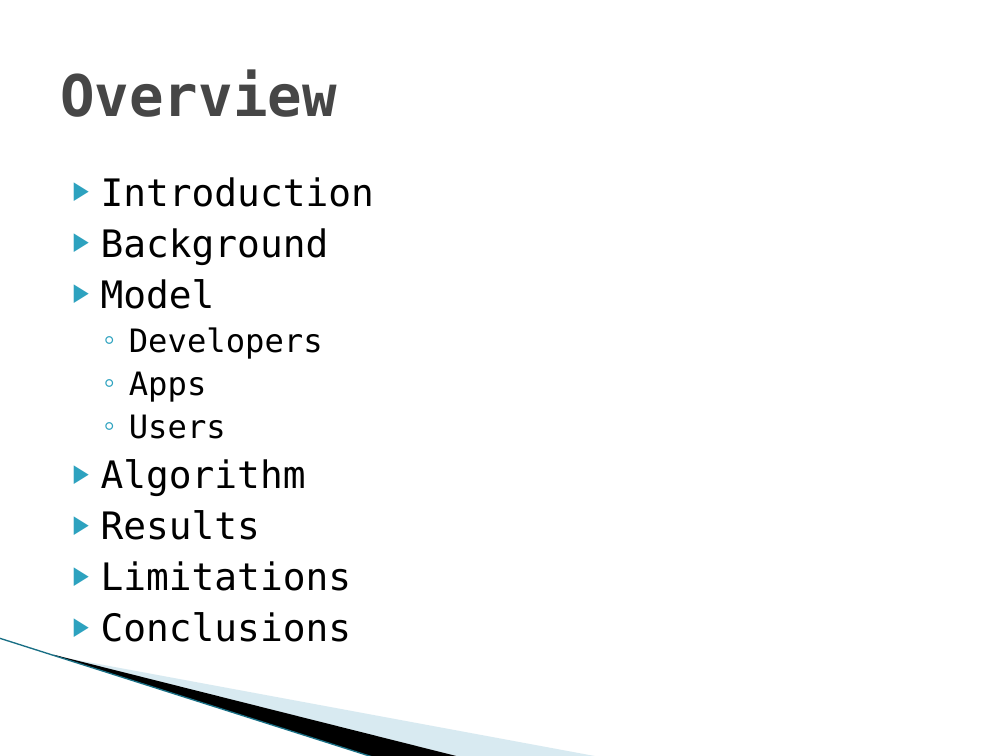
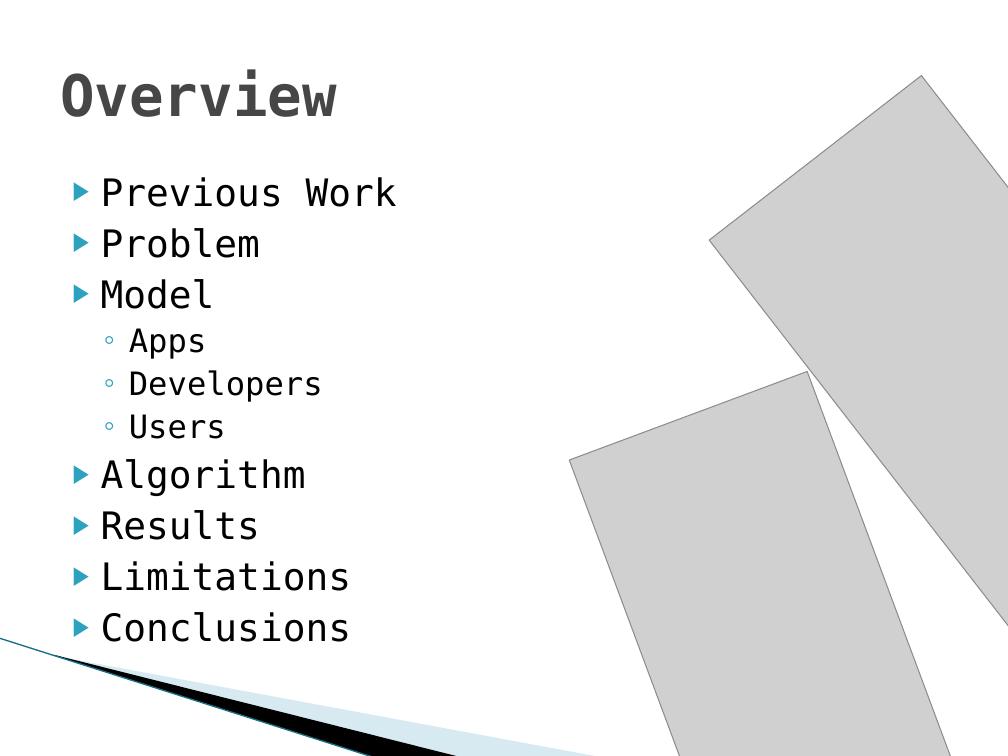
Before and after one commit to vfasburg/cse_848, a slide deck: slide 2 of paper/848_Paper_Presentation_Fasburg_Thomas.pptx. Drawn at 1008x756 pixels with LibreOffice and Linux fonts; fonts in the diff are those of the drawing; grey boxes stand for pictures; background and template pictures are left out. Boxes give left, top, right and bottom in pixels: in the first picture for what was removed or moved away, otherwise in the second. Text is boxed around its words. In the diff, an @@ line names an element or a change of style, - is before the commit and + after.

```diff
--- a/paper/848_Paper_Presentation_Fasburg_Thomas.pptx
+++ b/paper/848_Paper_Presentation_Fasburg_Thomas.pptx
@@ picture added at (x1=709, y1=76, x2=1008, y2=634) @@
@@ text at (x1=101, y1=177, x2=397, y2=258): text changed @@
-▶ Introduction
-▶ Background
+▶ Previous Work
+▶ Problem
@@ text at (x1=129, y1=328, x2=207, y2=358): paragraph added @@
+  ◦ Apps
@@ text at (x1=129, y1=371, x2=207, y2=402): paragraph removed @@
-  ◦ Apps
@@ picture added at (x1=570, y1=372, x2=993, y2=756) @@
```
Also in this commit, not shown: 5 other slides changed, 1 slide added, 6 other files.
